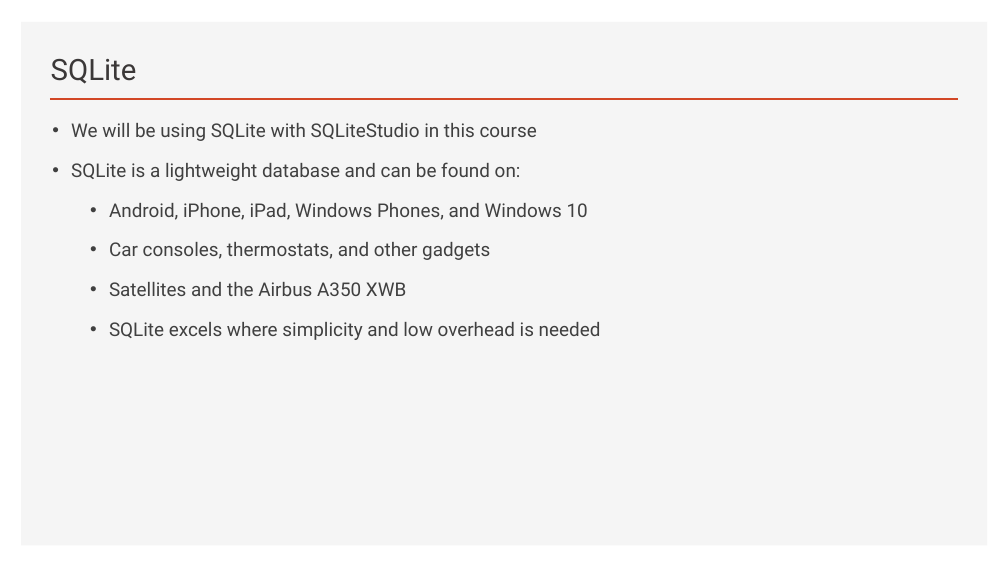
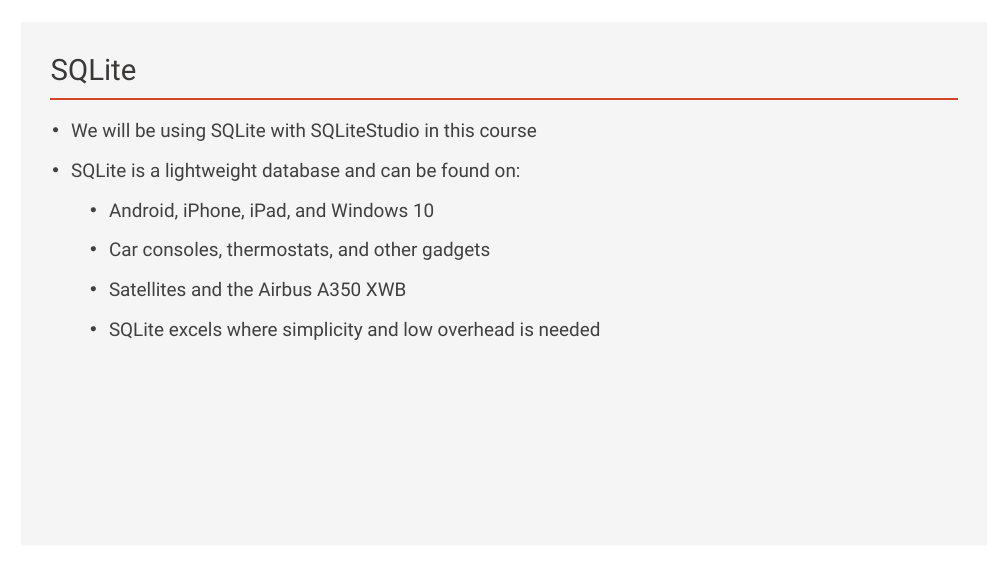
Before and after one commit to thomasnield/oreilly_sql_fundamentals_for_data, a slide deck: slide 25 of notes_and_slides/sql_fundamentals_slides.pptx (slide 24 before the commit). Drawn at 1008x567 pixels with LibreOffice and Linux fonts; fonts in the diff are those of the drawing. Boxes give left, top, right and bottom in pixels: in the first picture for what was removed or moved away, otherwise in the second. Text is boxed around its words. In the diff, an @@ line names an element or a change of style, - is before the commit and + after.

```diff
--- a/notes_and_slides/sql_fundamentals_slides.pptx
+++ b/notes_and_slides/sql_fundamentals_slides.pptx
@@ text at (x1=109, y1=203, x2=434, y2=220): text changed @@
-  • Android, iPhone, iPad, Windows Phones, and Windows 10
+  • Android, iPhone, iPad, and Windows 10
```
Also in this commit, not shown: 2 other slides changed, 1 slide added, 5 other files.
